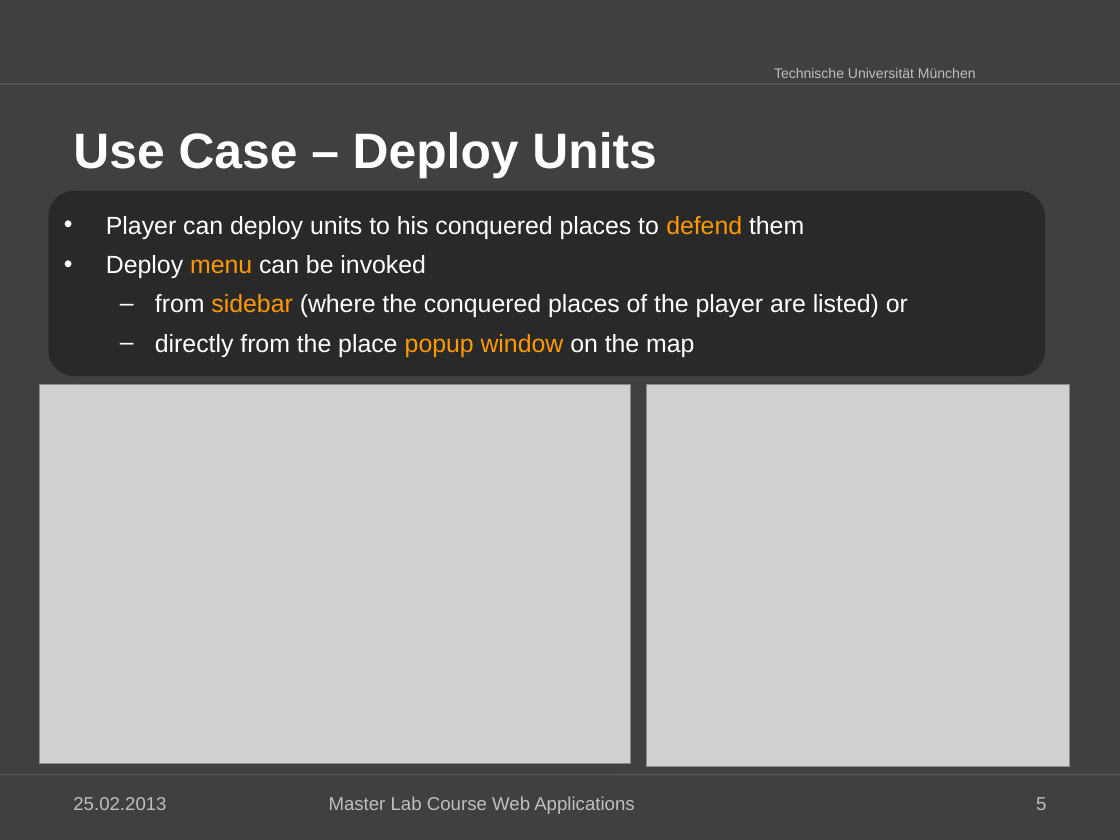
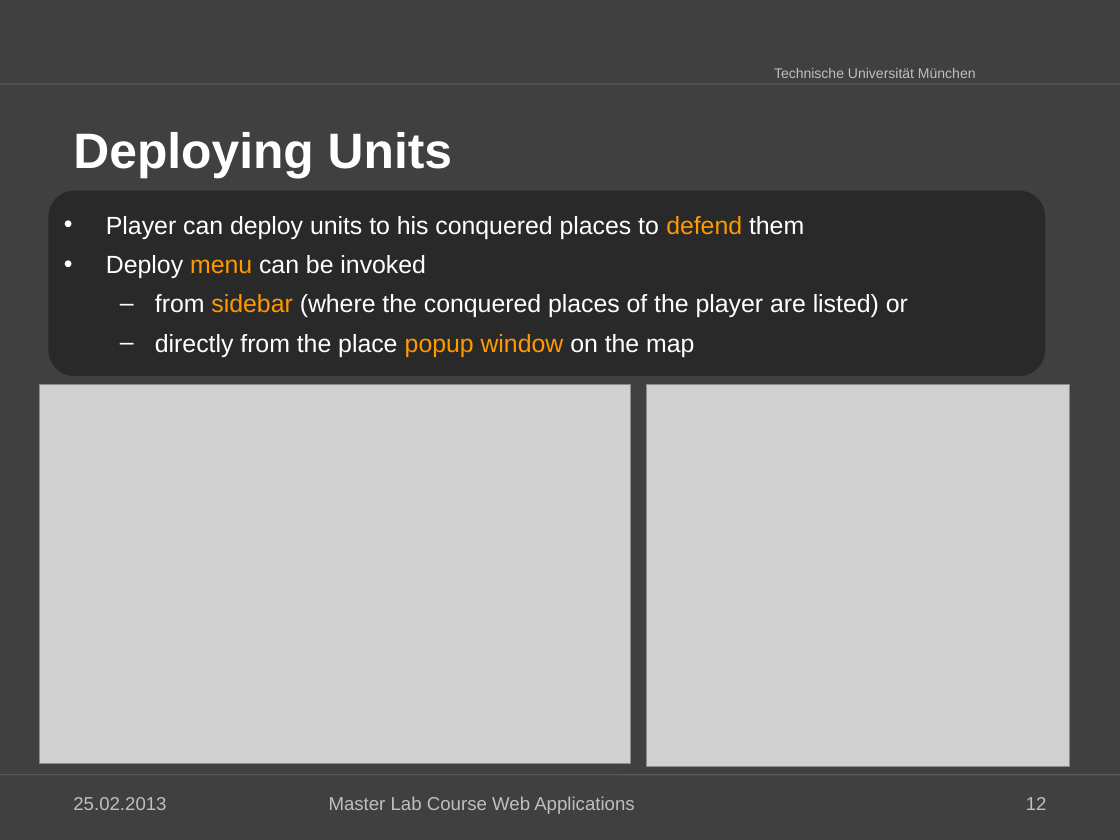
Before and after one commit to kneczaj/pi-puppids, a slide deck: slide 12 of docs/group4_Final_Presentation.pptx (slide 5 before the commit). Drawn at 1120x840 pixels with LibreOffice and Linux fonts; fonts in the diff are those of the drawing; grey boxes stand for pictures; background and template pictures are left out. Boxes give left, top, right and bottom in pixels: in the first picture for what was removed or moved away, otherwise in the second. Text is boxed around its words. In the diff, an @@ line names an element or a change of style, - is before the commit and + after.

```diff
--- a/docs/group4_Final_Presentation.pptx
+++ b/docs/group4_Final_Presentation.pptx
@@ title at bbox=[73, 132, 452, 178]: text changed @@
-Use Case – Deploy Units
+Deploying Units
@@ page number at bbox=[1026, 797, 1047, 810]: text changed @@
-5
+12
```
Also in this commit, not shown: 1 other slide changed, 8 slides added, 8 other files.
